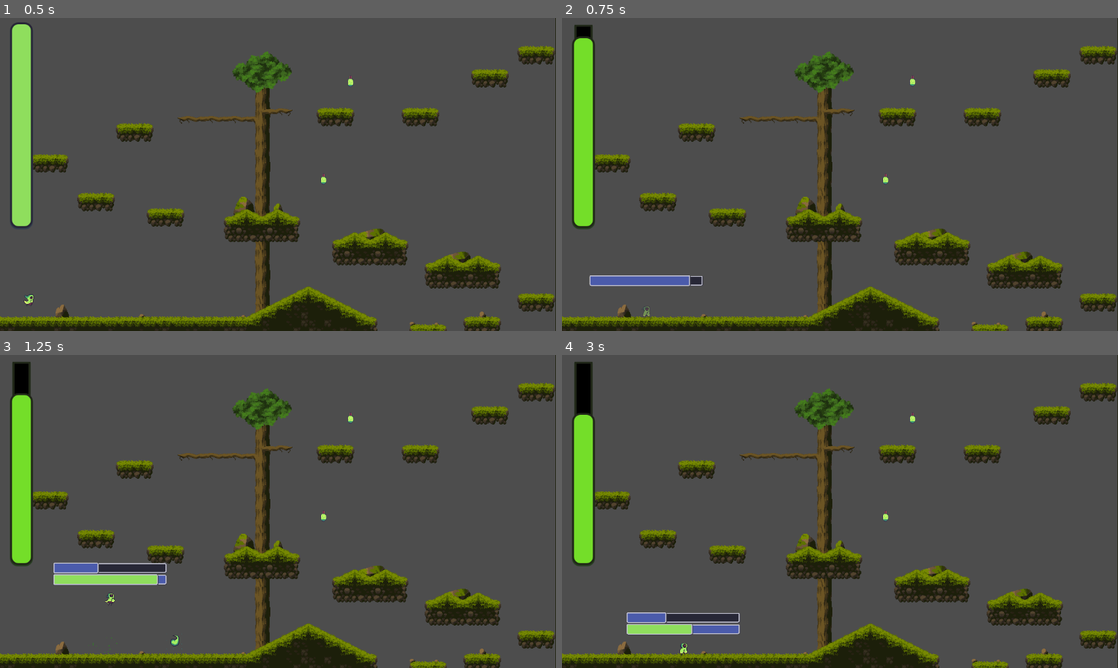
Above: before the commit, frames 1-4 (two rows, left to right).
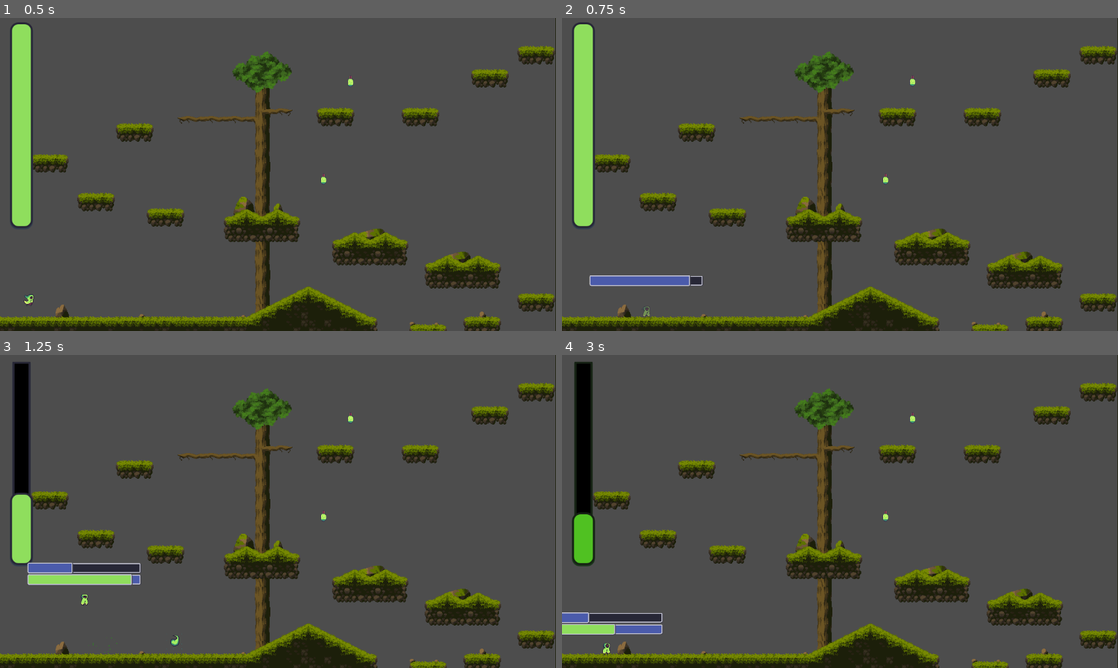
Above: after the commit, the same moments.

Repository: DaqCode/TakeCircuit
Game: Godot game, scene res://scene/levels/level1.tscn
The game is run twice, just before and just after one commit, with the same random seed, the same clock (stepped at 60 frames per second) and the same inputs.
Inputs (mouse positions are in pixels of both pictures, inside the frame that each line leads up to):
- Up to frame 1 (0.5 s): no input
- Up to frame 2 (0.75 s): move the mouse to (962, 158) at 0.52 s; hold D (right) from 0.53 s (still down); click (962, 158) at 0.6 s
- Up to frame 3 (1.25 s): keep holding D (right); tap Space (jump) at 0.77, 1.07 s; right-click (400, 495) at 0.8 s
- Up to frame 4 (3 s): move the mouse to (728, 527) at 1.27 s; right-click (728, 527) at 1.35 s; tap Space (jump) at 1.52, 1.55, 1.82, 2.1 s; move the mouse to (895, 442) at 2.02 s; release D (right) at 2.03 s; hold A (left) 2.03-2.78 s; click (895, 442) at 2.3 s; move the mouse to (812, 574) at 2.77 s; hold D (right) from 2.78 s (still down); click (812, 574) at 2.85 s

Frame 1 is identical in both runs. In frame 2, 2.7% of the frame differs, in the area x 1-6%, y 1-68%; in frame 3, 3.3%; in frame 4, 4.0%, in the area x 0-32%, y 18-96%.

Commit message:
Animations inported, need to fix animation bug, and more small changes

Diff:
--- a/new-game-project/global/global.gd
+++ b/new-game-project/global/global.gd
@@ -5,8 +5,8 @@
 signal player_died
 
 # The maximum poison (like health); starts full.
-var poison_max: float = 100.0
-var poison_current: float = 100.0
+var poison_max: float
+var poison_current: float
 
 func _ready() -> void:
 	# You might initialize arrays here to manage enemy instances or level events.
@@ -18,6 +18,10 @@
 	poison_current = clamp(poison_current, 0.0, poison_max)
 	emit_signal("poison_changed", poison_current, poison_max)
 	if poison_current <= 0.0:
+		mortis_died()
+
+func mortis_died() -> void:
+	if poison_current <= 0.0:
 		emit_signal("player_died")
 
 # Call this function when you pick up a healing item.
--- a/new-game-project/scene/characters/mortis.tscn
+++ b/new-game-project/scene/characters/mortis.tscn
@@ -7,23 +7,32 @@
 [ext_resource type="PackedScene" uid="uid://gwr8ssds0par" path="res://scene/UI/poison_ball.tscn" id="2_wc134"]
 [ext_resource type="Texture2D" uid="uid://bco4jwu3du3wl" path="res://resource/art/characters/mortis/fall/MortFall.png" id="2_wvfft"]
 [ext_resource type="Texture2D" uid="uid://c8bljfw50jhl8" path="res://resource/art/characters/mortis/idle/MortisIdle0002.png" id="3_hi5no"]
+[ext_resource type="Texture2D" uid="uid://ckdwfu1hvk7s" path="res://resource/art/characters/mortis/damage/MortDamage0000.png" id="3_mg2ry"]
 [ext_resource type="Texture2D" uid="uid://cve4m2wbaqen2" path="res://resource/art/characters/mortis/dash/MortDash0001.png" id="3_nvuck"]
 [ext_resource type="Texture2D" uid="uid://dq2l78s0umkc0" path="res://resource/art/characters/mortis/idle/MortisIdle0003.png" id="4_0y81y"]
 [ext_resource type="Texture2D" uid="uid://cnx67e43bdrxe" path="res://resource/art/characters/mortis/dash/MortDash0002.png" id="4_yeqhn"]
+[ext_resource type="Texture2D" uid="uid://diok6eqo18g57" path="res://resource/art/characters/mortis/damage/MortDamage0001.png" id="4_yybej"]
 [ext_resource type="Texture2D" uid="uid://cua15itewhfev" path="res://resource/art/characters/mortis/dash/MortDash0003.png" id="5_6tbet"]
 [ext_resource type="Texture2D" uid="uid://bi1hdebpeorfe" path="res://resource/art/characters/mortis/idle/MortisIdle0004.png" id="5_653ew"]
+[ext_resource type="Texture2D" uid="uid://cljp0w3emldby" path="res://resource/art/characters/mortis/damage/MortDamage0002.png" id="5_wm61a"]
 [ext_resource type="Texture2D" uid="uid://bylpk80ylxwn0" path="res://resource/art/characters/mortis/dash/MortDash0004.png" id="6_0a3ys"]
+[ext_resource type="Texture2D" uid="uid://do476g1axhcsi" path="res://resource/art/characters/mortis/damage/MortDamage0003.png" id="6_df8gp"]
 [ext_resource type="Texture2D" uid="uid://b1ne61ww47q0t" path="res://resource/art/characters/mortis/idle/MortisIdle0006.png" id="6_fofdc"]
 [ext_resource type="Texture2D" uid="uid://bp1st7fgwfjlc" path="res://resource/art/characters/mortis/run/MortisRun0000.png" id="7_aalgu"]
 [ext_resource type="Texture2D" uid="uid://bwemq75d0xlea" path="res://resource/art/characters/mortis/dash/MortDash0005.png" id="7_eto43"]
 [ext_resource type="Texture2D" uid="uid://dembo4gascokr" path="res://resource/art/characters/mortis/jump/MortJump.png" id="7_ppjfb"]
+[ext_resource type="Texture2D" uid="uid://c0dq844mpyp6r" path="res://resource/art/characters/mortis/damage/MortDamage0004.png" id="7_rdpuf"]
 [ext_resource type="Texture2D" uid="uid://d1iui5p5vi0p8" path="res://resource/art/characters/mortis/dash/MortDash0006.png" id="8_4ayh3"]
+[ext_resource type="Texture2D" uid="uid://nesdgdrqnquh" path="res://resource/art/characters/mortis/damage/MortDamage0005.png" id="8_js41l"]
 [ext_resource type="Texture2D" uid="uid://bdcoiwlvbhtgs" path="res://resource/art/characters/mortis/run/MortisRun0001.png" id="8_mh6mj"]
 [ext_resource type="Texture2D" uid="uid://c7tq4lqqnq2nm" path="res://resource/art/characters/mortis/dash/MortDash0007.png" id="9_4pmje"]
 [ext_resource type="Texture2D" uid="uid://cmghajvclqdh1" path="res://resource/art/characters/mortis/run/MortisRun0002.png" id="9_dvagi"]
+[ext_resource type="Texture2D" uid="uid://duljli75onj2x" path="res://resource/art/characters/mortis/damage/MortDamage0006.png" id="9_jqt4n"]
+[ext_resource type="Texture2D" uid="uid://d2mxbgu0is53y" path="res://resource/art/characters/mortis/damage/MortDamage0007.png" id="10_75kqj"]
 [ext_resource type="Texture2D" uid="uid://dyngfw0ykvrr1" path="res://resource/art/characters/mortis/run/MortisRun0003.png" id="10_1618l"]
 [ext_resource type="Texture2D" uid="uid://whgfscsavvg3" path="res://resource/art/characters/mortis/dash/MortDash0008.png" id="10_uqgam"]
 [ext_resource type="Texture2D" uid="uid://erqpfp5ulxu7" path="res://resource/art/characters/mortis/dash/MortDash0009.png" id="11_aoal2"]
+[ext_resource type="Texture2D" uid="uid://bdqx1b5417iuv" path="res://resource/art/characters/mortis/damage/MortDamage0008.png" id="11_phe78"]
 [ext_resource type="Texture2D" uid="uid://b7llom2bp8xdr" path="res://resource/art/characters/mortis/death/MortDie0000.png" id="13_kaie5"]
 [ext_resource type="Texture2D" uid="uid://bw67hdhv2s67k" path="res://resource/art/characters/mortis/death/MortDie0001.png" id="14_ks7x4"]
 [ext_resource type="Texture2D" uid="uid://i8fs5ihq1t3h" path="res://resource/art/characters/mortis/death/MortDie0002.png" id="15_aca6g"]
@@ -34,16 +43,48 @@
 [ext_resource type="Texture2D" uid="uid://bq11ukslpba5q" path="res://resource/art/characters/mortis/death/MortDie0007.png" id="20_7miwg"]
 [ext_resource type="Theme" uid="uid://df8oqa51jw3qp" path="res://resource/themes/dashBar.tres" id="25_3u8rg"]
 [ext_resource type="Theme" uid="uid://cclu23yuqvmx4" path="res://resource/themes/fireBar.tres" id="26_sl1b5"]
+[ext_resource type="Texture2D" uid="uid://du2aadg2pmc7u" path="res://resource/art/characters/mortis/fire/MortFire0000.png" id="38_ethfe"]
+[ext_resource type="Texture2D" uid="uid://dska4wktrt8lm" path="res://resource/art/characters/mortis/fire/MortFire0001.png" id="39_sbsy2"]
+[ext_resource type="Texture2D" uid="uid://cc0wwyqk14mcb" path="res://resource/art/characters/mortis/fire/MortFire0002.png" id="40_axgct"]
+[ext_resource type="Texture2D" uid="uid://qrxehfpyhb1c" path="res://resource/art/characters/mortis/fire/MortFire0003.png" id="41_tu7my"]
+[ext_resource type="Texture2D" uid="uid://dehxsbxhlhxlo" path="res://resource/art/characters/mortis/fire/MortFire0004.png" id="42_kntex"]
 
 [sub_resource type="RectangleShape2D" id="RectangleShape2D_v3sai"]
 size = Vector2(14.5, 25.5)
 
 [sub_resource type="SpriteFrames" id="SpriteFrames_kcrgs"]
 animations = [{
-"frames": [],
+"frames": [{
+"duration": 1.0,
+"texture": ExtResource("3_mg2ry")
+}, {
+"duration": 1.0,
+"texture": ExtResource("4_yybej")
+}, {
+"duration": 1.0,
+"texture": ExtResource("5_wm61a")
+}, {
+"duration": 1.0,
+"texture": ExtResource("6_df8gp")
+}, {
+"duration": 1.0,
+"texture": ExtResource("7_rdpuf")
+}, {
+"duration": 1.0,
+"texture": ExtResource("8_js41l")
+}, {
+"duration": 1.0,
+"texture": ExtResource("9_jqt4n")
+}, {
+"duration": 1.0,
+"texture": ExtResource("10_75kqj")
+}, {
+"duration": 1.0,
+"texture": ExtResource("11_phe78")
+}],
 "loop": true,
 "name": &"Damage",
-"speed": 5.0
+"speed": 18.0
 }, {
 "frames": [{
 "duration": 1.0,
@@ -105,9 +146,9 @@
 "duration": 1.0,
 "texture": ExtResource("20_7miwg")
 }],
-"loop": true,
+"loop": false,
 "name": &"Death",
-"speed": 9.0
+"speed": 5.0
 }, {
 "frames": [{
 "duration": 1.0,
@@ -148,10 +189,25 @@
 "name": &"Jump",
 "speed": 5.0
 }, {
-"frames": [],
-"loop": true,
+"frames": [{
+"duration": 1.0,
+"texture": ExtResource("38_ethfe")
+}, {
+"duration": 1.0,
+"texture": ExtResource("39_sbsy2")
+}, {
+"duration": 1.0,
+"texture": ExtResource("40_axgct")
+}, {
+"duration": 1.0,
+"texture": ExtResource("41_tu7my")
+}, {
+"duration": 1.0,
+"texture": ExtResource("42_kntex")
+}],
+"loop": false,
 "name": &"PoisonBall",
-"speed": 5.0
+"speed": 14.0
 }, {
 "frames": [{
 "duration": 1.0,
@@ -183,6 +239,12 @@
 [node name="Mortis" type="CharacterBody2D"]
 script = ExtResource("1_3ldrt")
 fireball_scene = ExtResource("2_wc134")
+fireball_offset = null
+speed = null
+jump_speed = null
+dash_speed = null
+gravity = null
+coyote_time_max = null
 
 [node name="CollisionShape2D" type="CollisionShape2D" parent="."]
 position = Vector2(1, 2)
@@ -190,8 +252,8 @@
 
 [node name="MortisAnimations" type="AnimatedSprite2D" parent="."]
 sprite_frames = SubResource("SpriteFrames_kcrgs")
-animation = &"Dash"
-frame = 9
+animation = &"Death"
+frame = 7
 frame_progress = 1.0
 
 [node name="MortisArea" type="Area2D" parent="."]
--- a/new-game-project/scene/levels/level1.gd
+++ b/new-game-project/scene/levels/level1.gd
@@ -1,4 +1,8 @@
 extends Node2D
+
+func _ready() -> void:
+	Global.poison_current = 50
+	Global.poison_max = 100
 
 func _on_fall_boundary_body_entered(body:Node2D) -> void:
 	if body.name == "Mortis":
--- a/new-game-project/script/UI/progress_bar.gd
+++ b/new-game-project/script/UI/progress_bar.gd
@@ -1,8 +1,9 @@
 extends Control
 
-
 func _ready() -> void:
-	# Assumes you have a ProgressBar node as a child named "PoisonBar".
+	await get_tree().create_timer(1.0).timeout
+	$PoisonBar.value = Global.poison_current
+	$PoisonBar.max_value = Global.poison_max
 	Global.connect("poison_changed", Callable( self, "_on_poison_changed"))
 	Global.connect("player_died", Callable(self, "_on_player_died"))
 
@@ -22,7 +23,8 @@
 
 func _on_player_died() -> void:
 	print("Player has died – Game Over!")
-	# Here you could trigger a game over screen or restart the level.
+	var mortis = get_tree().current_scene.get_node("Mortis")
+	mortis.when_die()
 
 
 func _on_area_2d_body_entered(body:Node2D) -> void:
--- a/new-game-project/script/character/mortis/mortis.gd
+++ b/new-game-project/script/character/mortis/mortis.gd
@@ -174,6 +174,8 @@
 	var fireball = fireball_scene.instantiate()
 
 	var spawn_position = global_position
+	mortis_animation.play("PoisonBall")
+	mortis_animation.play("Idle")
 	if mortis_animation.flip_h:
 		spawn_position -= Vector2(fireball_offset.x, fireball_offset.y)
 	else:
@@ -223,3 +225,11 @@
 
 func _on_fireball_bar_updated() -> void:
 	update_fireball_bar()
+
+func when_die() -> void:
+	set_process_input(false)  # Disable input for this script
+	await is_on_floor()
+	mortis_animation.play("Death")
+	await get_tree().create_timer(2.0).timeout
+	set_process_input(true)  # Re-enable input after death
+	get_tree().reload_current_scene()
Binary file added: new-game-project/resource/art/characters/mortis/damage/MortDamage0000.png
Not shown, added: new-game-project/resource/art/characters/mortis/damage/MortDamage0000.png.import
Binary file added: new-game-project/resource/art/characters/mortis/damage/MortDamage0001.png
Not shown, added: new-game-project/resource/art/characters/mortis/damage/MortDamage0001.png.import
Binary file added: new-game-project/resource/art/characters/mortis/damage/MortDamage0002.png
Not shown, added: new-game-project/resource/art/characters/mortis/damage/MortDamage0002.png.import
Binary file added: new-game-project/resource/art/characters/mortis/damage/MortDamage0003.png
Not shown, added: new-game-project/resource/art/characters/mortis/damage/MortDamage0003.png.import
Binary file added: new-game-project/resource/art/characters/mortis/damage/MortDamage0004.png
Not shown, added: new-game-project/resource/art/characters/mortis/damage/MortDamage0004.png.import
Binary file added: new-game-project/resource/art/characters/mortis/damage/MortDamage0005.png
Not shown, added: new-game-project/resource/art/characters/mortis/damage/MortDamage0005.png.import
(and 17 more such lines)
